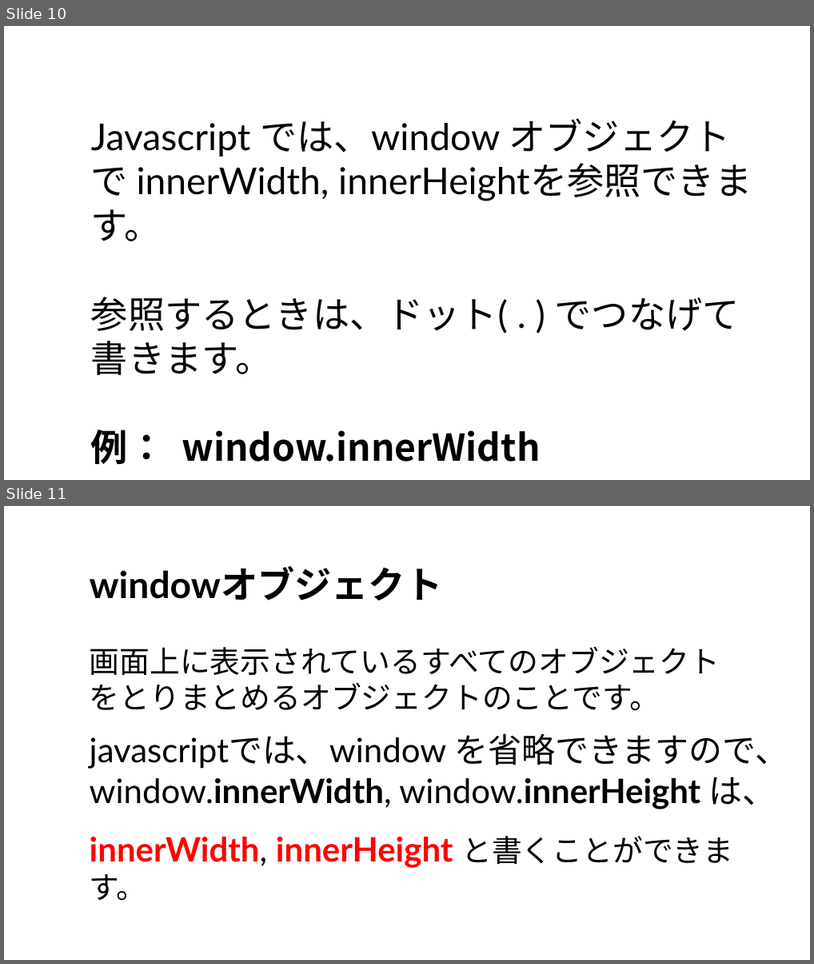
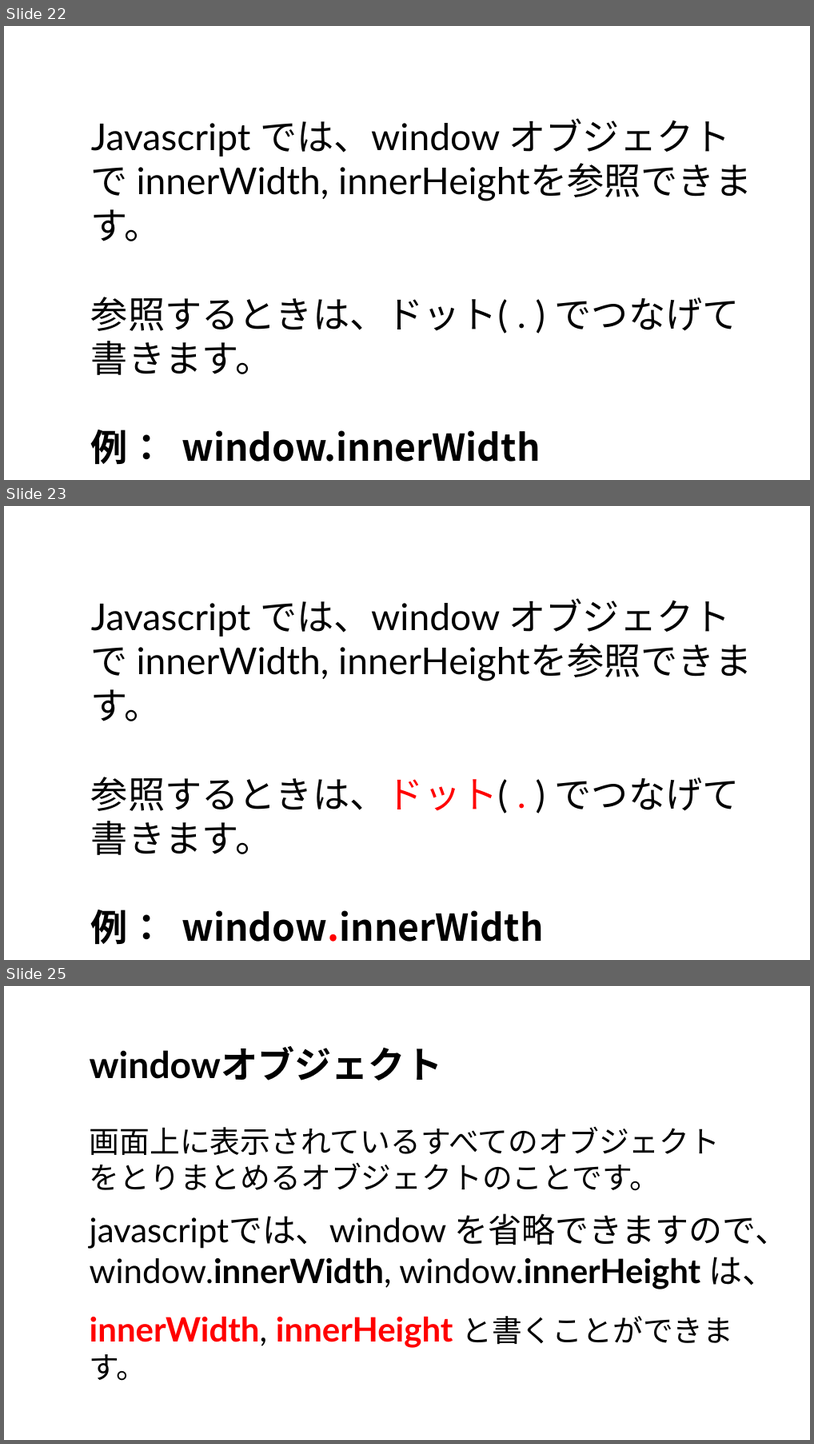
Before and after one commit to amami-harhid/p5jsPracticeSamples, a slide deck: Documents/p5Js_practice02.pptx. Shown one above the other, each under a label of ours: slides 10 and 11 before the commit, slides 22, 23 and 25 after it; the slides between them are not shown. The pictures are 814x964 and 814x1444 pixels, drawn with LibreOffice and Linux fonts; fonts in the diff are those of the drawing. Boxes give left, top, right and bottom in pixels: in the first picture for what was removed or moved away, otherwise in the second. Text is boxed around its words. In the diff, an @@ line names an element or a change of style, - is before the commit and + after.

```diff
--- a/Documents/p5Js_practice02.pptx
+++ b/Documents/p5Js_practice02.pptx
@@ slide 23 added at [4, 506, 810, 960], background #FFFFFF @@
@@ text added at [91, 598, 740, 944], 44 pt, text #000000 @@
+Javascript では、window オブジェクトで innerWidth, innerHeightを参照できます。
+参照するときは、ドット( . ) でつなげて書きます。
+例： window.innerWidth
@@ what was slide 10 is now slide 22 @@
@@ what was slide 11 is now slide 25 @@
```
Also in this commit, not shown: 6 slides changed, 41 other slides added, 1 slide removed.
